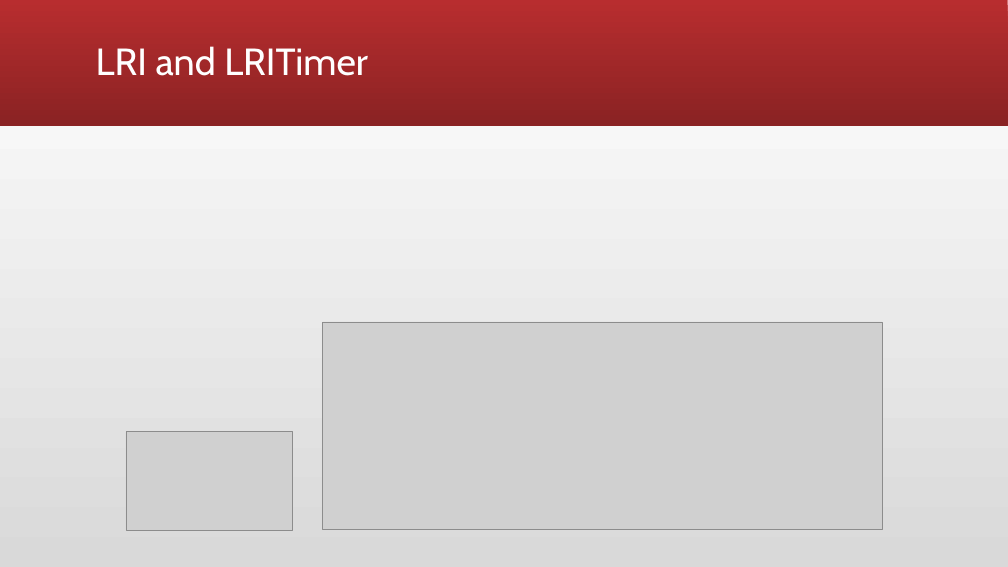
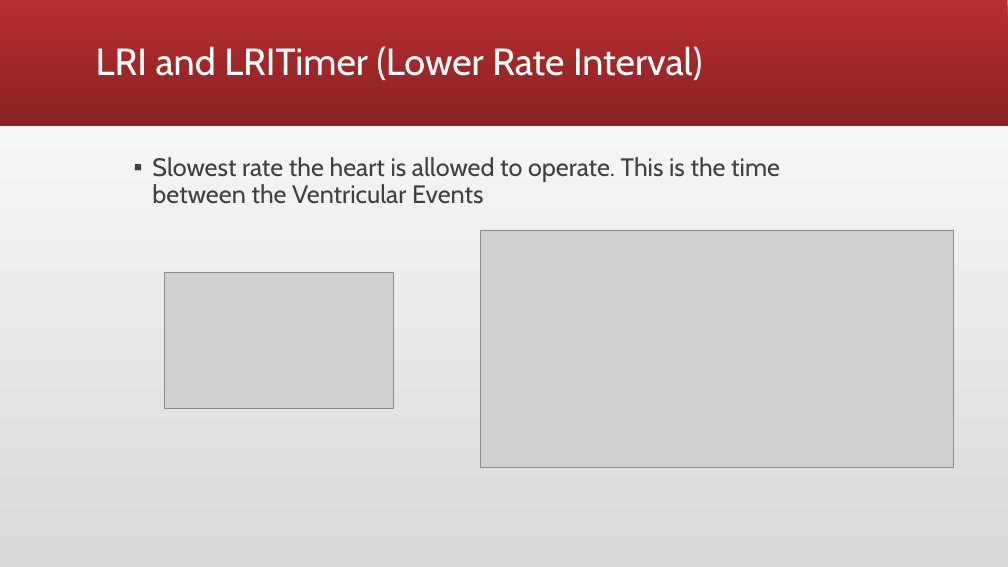
Before and after one commit to sherjeelshehzad/pacemaker, a slide deck: slide 6 of Assignment 2.pptx (slide 4 before the commit). Drawn at 1008x567 pixels with LibreOffice and Linux fonts; fonts in the diff are those of the drawing; grey boxes stand for pictures. Boxes give left, top, right and bottom in pixels: in the first picture for what was removed or moved away, otherwise in the second. Text is boxed around its words. In the diff, an @@ line names an element or a change of style, - is before the commit and + after.

```diff
--- a/Assignment 2.pptx
+++ b/Assignment 2.pptx
@@ title at [96,46,703,80]: text changed @@
-LRI and LRITimer
+LRI and LRITimer (Lower Rate Interval)
@@ text added at [152,157,780,204], 24 pt, text #404040 @@
+▪ Slowest rate the heart is allowed to operate. This is the time between the Ventricular Events
@@ picture added at [480,230,954,467] @@
@@ picture: place and size @@
-picture at [126,432,293,530]
+picture at [165,272,394,408]
@@ picture removed at [323,322,882,530] @@
```
Also in this commit, not shown: 3 other slides changed, 3 slides added, 4 slides removed, 4 other files.
